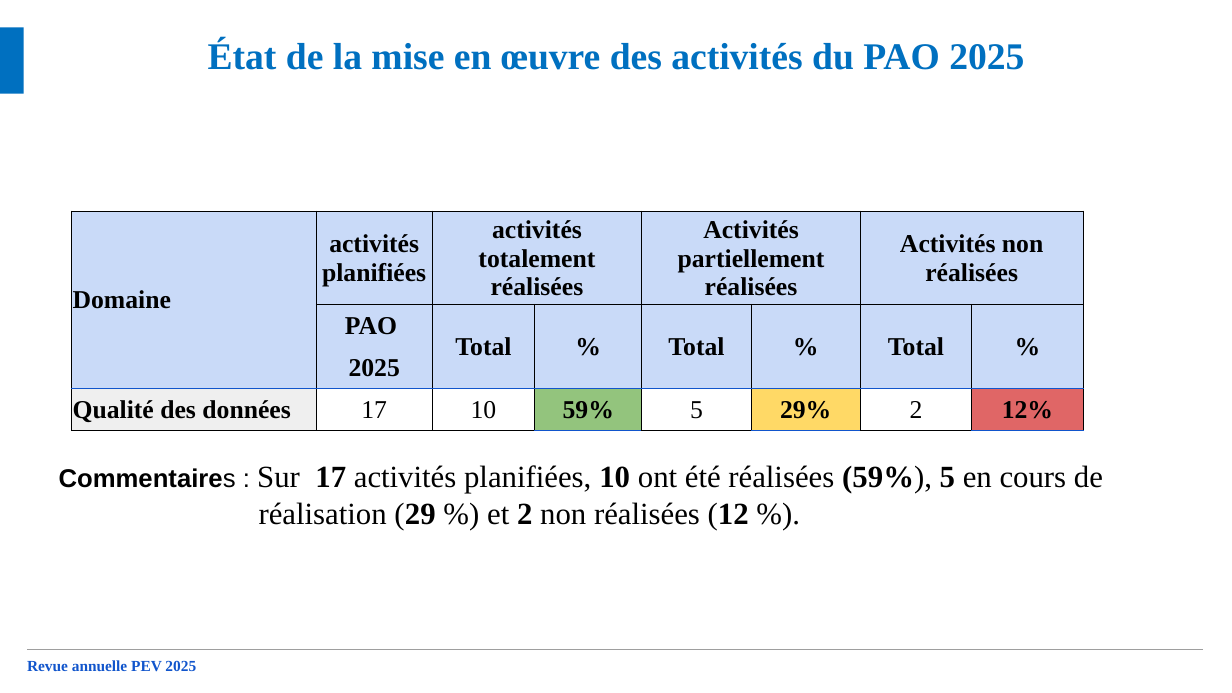
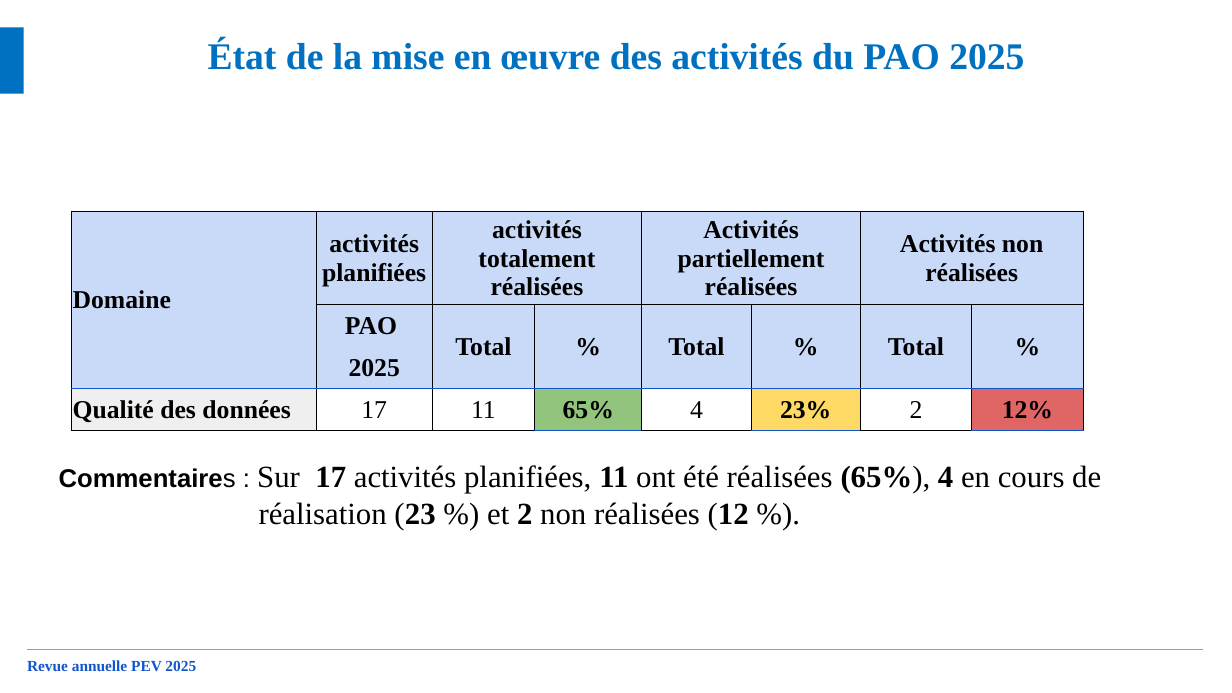
Before and after one commit to WHO-IST-CA/revue_annuelle, a slide deck: slide 4 of docs/epi/presentations/j1/Revue annuelle-PEV_qualité des données-14122025.pptx (slide 3 before the commit). Drawn at 1232x693 pixels with LibreOffice and Linux fonts; fonts in the diff are those of the drawing. Boxes give left, top, right and bottom in pixels: in the first picture for what was removed or moved away, otherwise in the second. Text is boxed around its words. In the diff, an @@ line names an element or a change of style, - is before the commit and + after.

```diff
--- a/docs/epi/presentations/j1/Revue annuelle-PEV_qualité des données-14122025.pptx
+++ b/docs/epi/presentations/j1/Revue annuelle-PEV_qualité des données-14122025.pptx
@@ table at (72, 211, 1084, 430) @@
-row 4: Qualité des données | 17 | 10 | 59% | 5 | 29% | 2 | 12%
+row 4: Qualité des données | 17 | 11 | 65% | 4 | 23% | 2 | 12%
@@ text at (59, 465, 1101, 530): text changed @@
-Commentaires : Sur 17 activités planifiées, 10 ont été réalisées (59%), 5 en cours de
-réalisation (29 %) et 2 non réalisées (12 %).
+Commentaires : Sur 17 activités planifiées, 11 ont été réalisées (65%), 4 en cours de
+réalisation (23 %) et 2 non réalisées (12 %).
```
Also in this commit, not shown: 16 other slides changed, 6 slides added, 1 slide removed, 1 other file.
